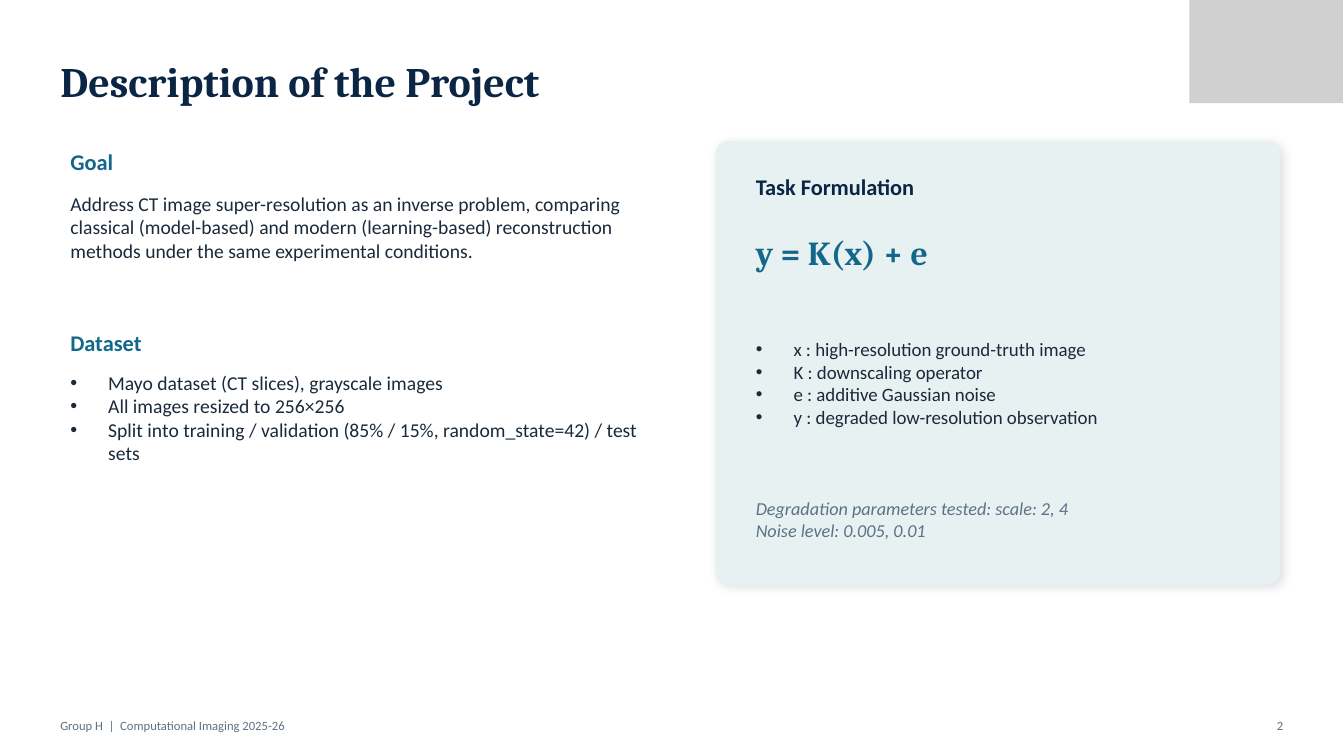
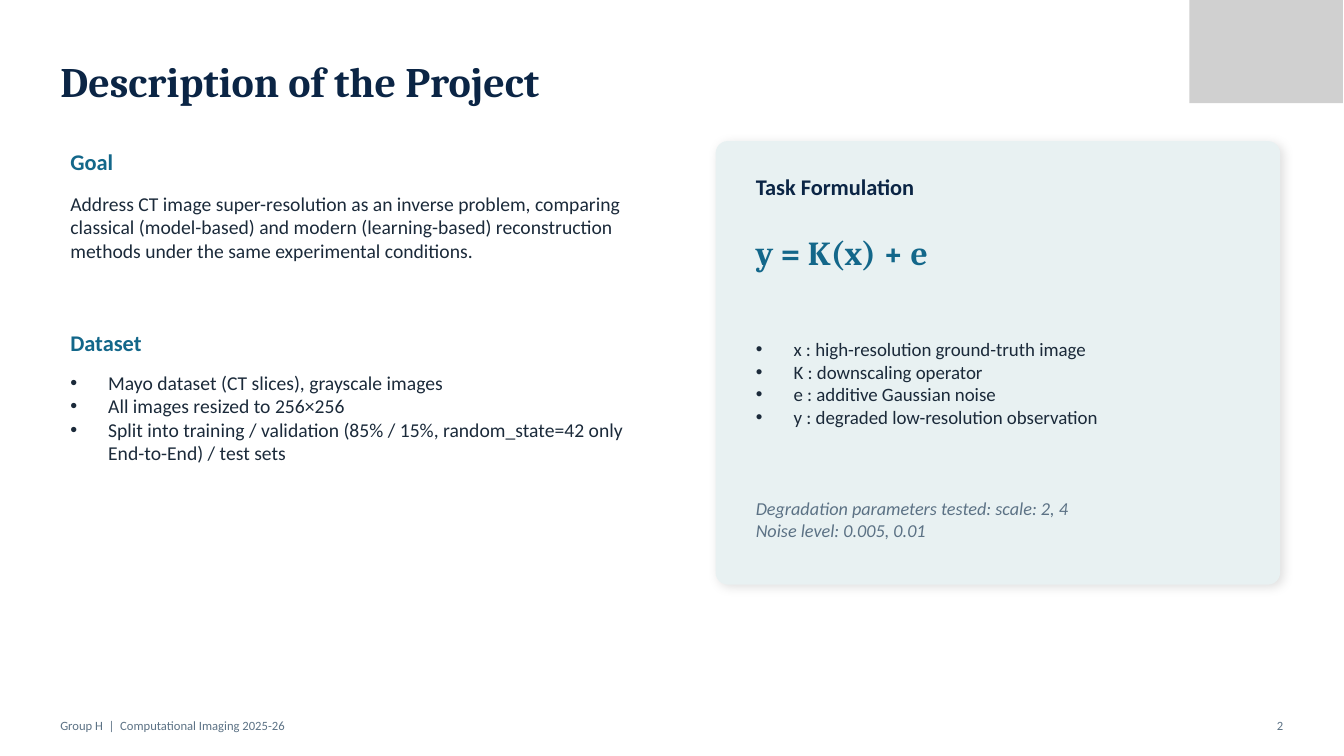
Before and after one commit to mattiaboffa22/Esame_Computational_Imaging, a slide deck: slide 2 of Presentazione.pptx. Drawn at 1344x756 pixels with LibreOffice and Linux fonts; fonts in the diff are those of the drawing; grey boxes stand for pictures. Boxes give left, top, right and bottom in pixels: in the first picture for what was removed or moved away, otherwise in the second. Text is boxed around its words. In the diff, an @@ line names an element or a change of style, - is before the commit and + after.

```diff
--- a/Presentazione.pptx
+++ b/Presentazione.pptx
@@ text at (108, 423, 623, 463): text changed @@
-• Split into training / validation (85% / 15%, random_state=42) / test sets
+• Split into training / validation (85% / 15%, random_state=42 only End-to-End) / test sets
```
Also in this commit, not shown: 3 other slides changed.
